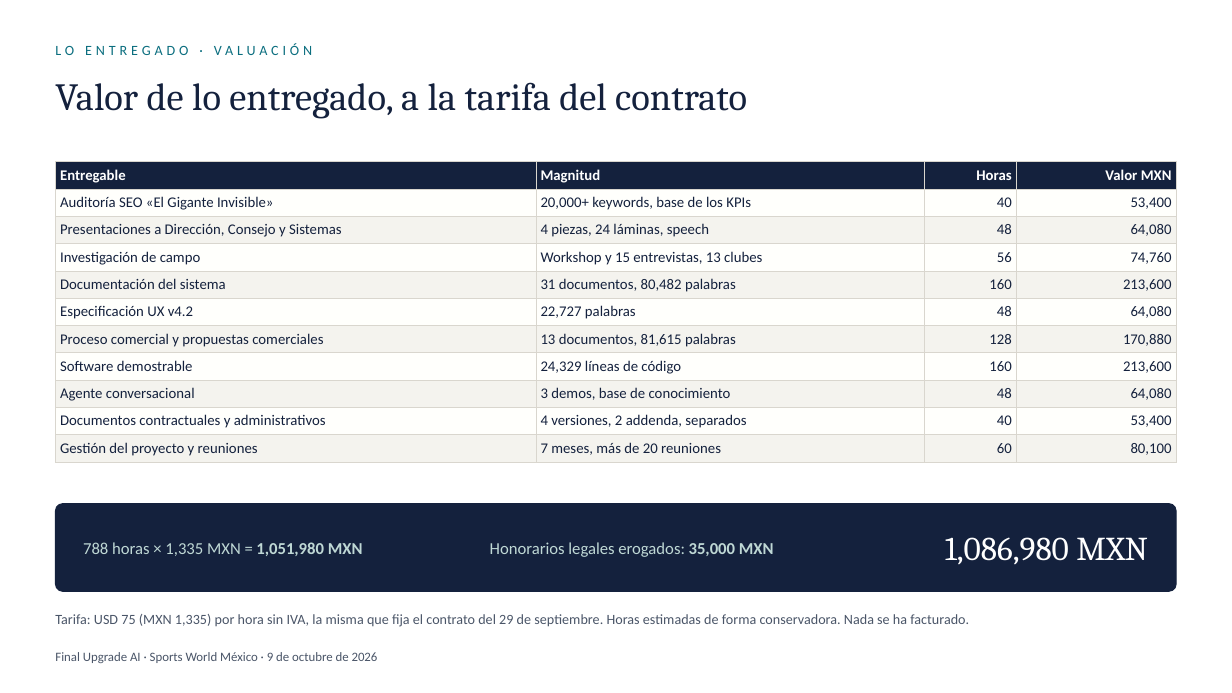
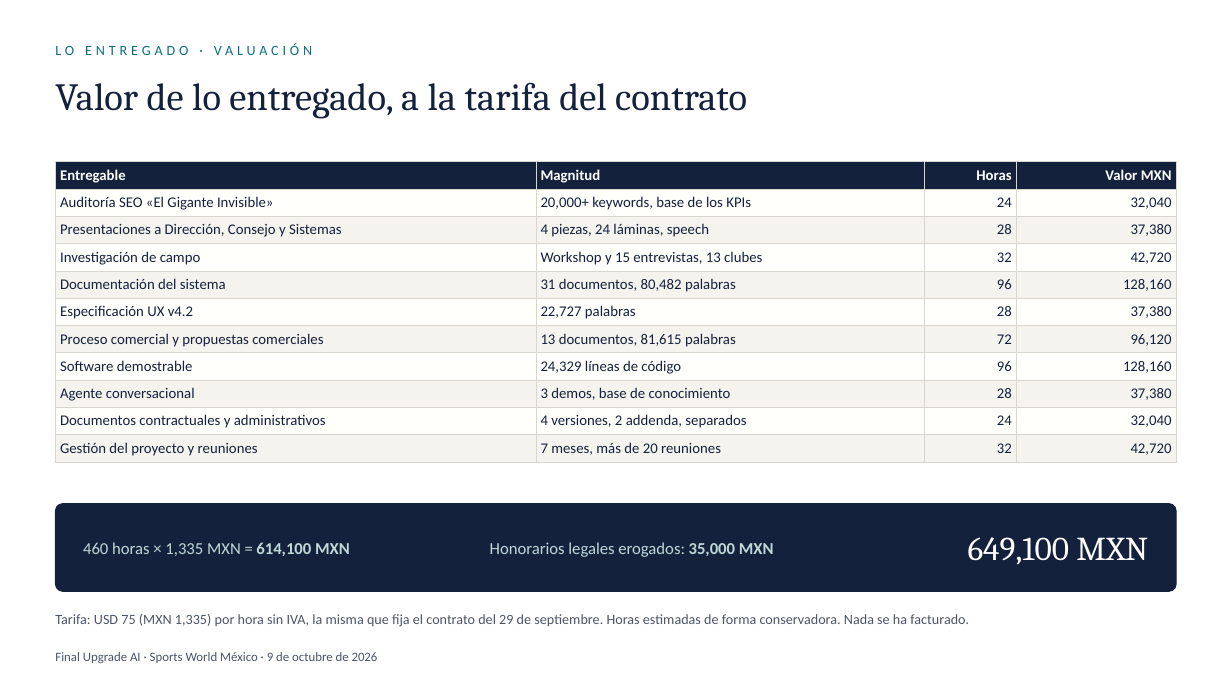
Before and after one commit to EricToled564/SW-Business-Development-System, a slide deck: slide 11 of entregables-2026-10-09/Sports-World-Cierre-justo-2026-10-09.pptx. Drawn at 1232x693 pixels with LibreOffice and Linux fonts; fonts in the diff are those of the drawing. Boxes give left, top, right and bottom in pixels: in the first picture for what was removed or moved away, otherwise in the second. Text is boxed around its words. In the diff, an @@ line names an element or a change of style, - is before the commit and + after.

```diff
--- a/entregables-2026-10-09/Sports-World-Cierre-justo-2026-10-09.pptx
+++ b/entregables-2026-10-09/Sports-World-Cierre-justo-2026-10-09.pptx
@@ table at [55,162,1177,460] @@
-row 2, column 3: 40
+row 2, column 3: 24
-row 2, column 4: 53,400
+row 2, column 4: 32,040
-row 3, column 3: 48
+row 3, column 3: 28
-row 3, column 4: 64,080
+row 3, column 4: 37,380
-row 4, column 3: 56
+row 4, column 3: 32
-row 4, column 4: 74,760
+row 4, column 4: 42,720
-row 5, column 3: 160
+row 5, column 3: 96
-row 5, column 4: 213,600
+row 5, column 4: 128,160
-row 6, column 3: 48
+row 6, column 3: 28
-row 6, column 4: 64,080
+row 6, column 4: 37,380
-row 7, column 3: 128
+row 7, column 3: 72
-row 7, column 4: 170,880
+row 7, column 4: 96,120
-row 8, column 3: 160
+row 8, column 3: 96
-row 8, column 4: 213,600
+row 8, column 4: 128,160
-row 9, column 3: 48
+row 9, column 3: 28
-row 9, column 4: 64,080
+row 9, column 4: 37,380
-row 10, column 3: 40
+row 10, column 3: 24
-row 10, column 4: 53,400
+row 10, column 4: 32,040
-row 11, column 3: 60
+row 11, column 3: 32
-row 11, column 4: 80,100
+row 11, column 4: 42,720
@@ text at [968,537,1148,565]: text changed @@
-1,086,980 MXN
+649,100 MXN
@@ text at [83,542,350,556]: text changed @@
-788 horas × 1,335 MXN = 1,051,980 MXN
+460 horas × 1,335 MXN = 614,100 MXN
```
Also in this commit, not shown: 1 other slide changed, 1 other file.
